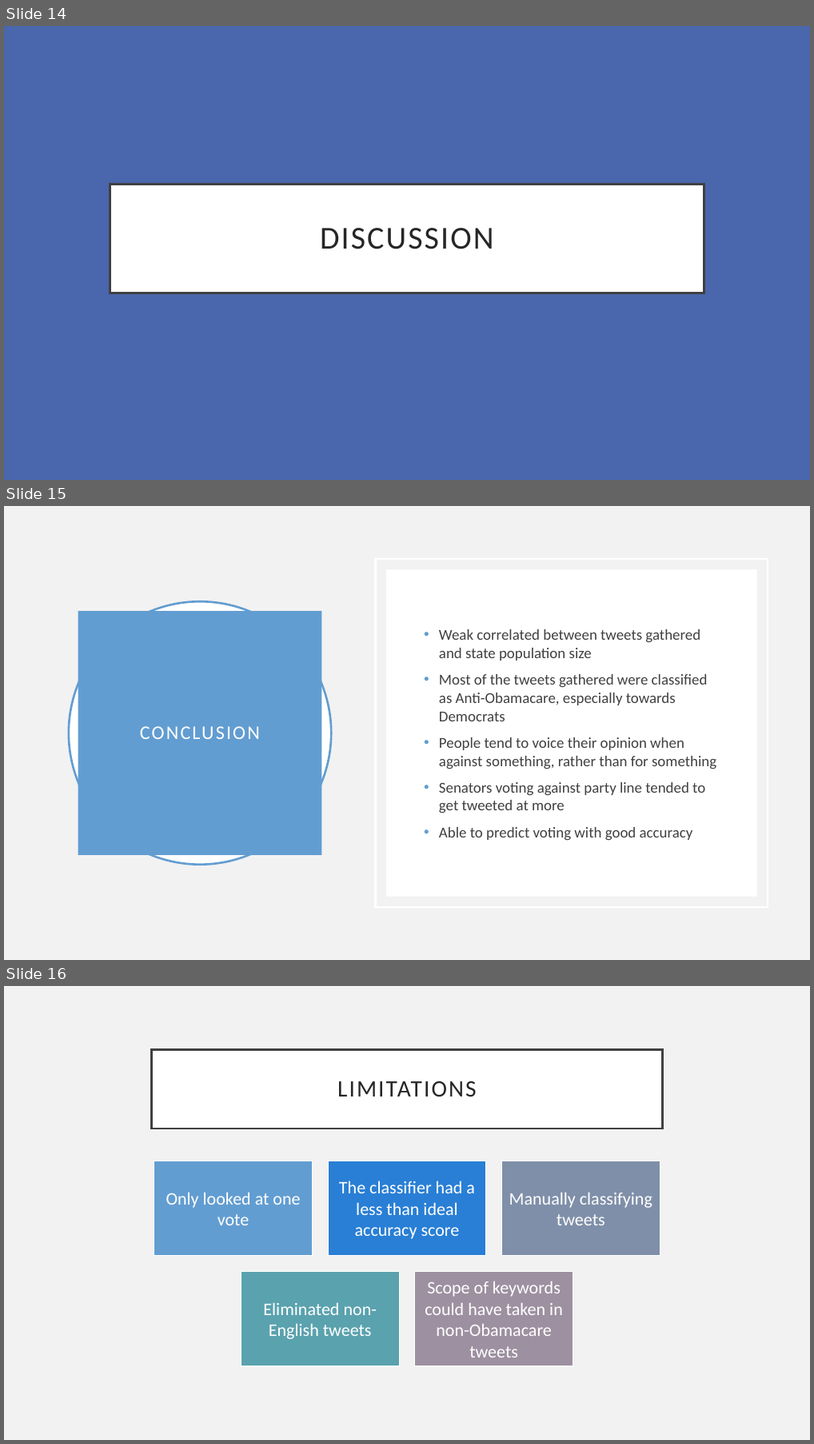
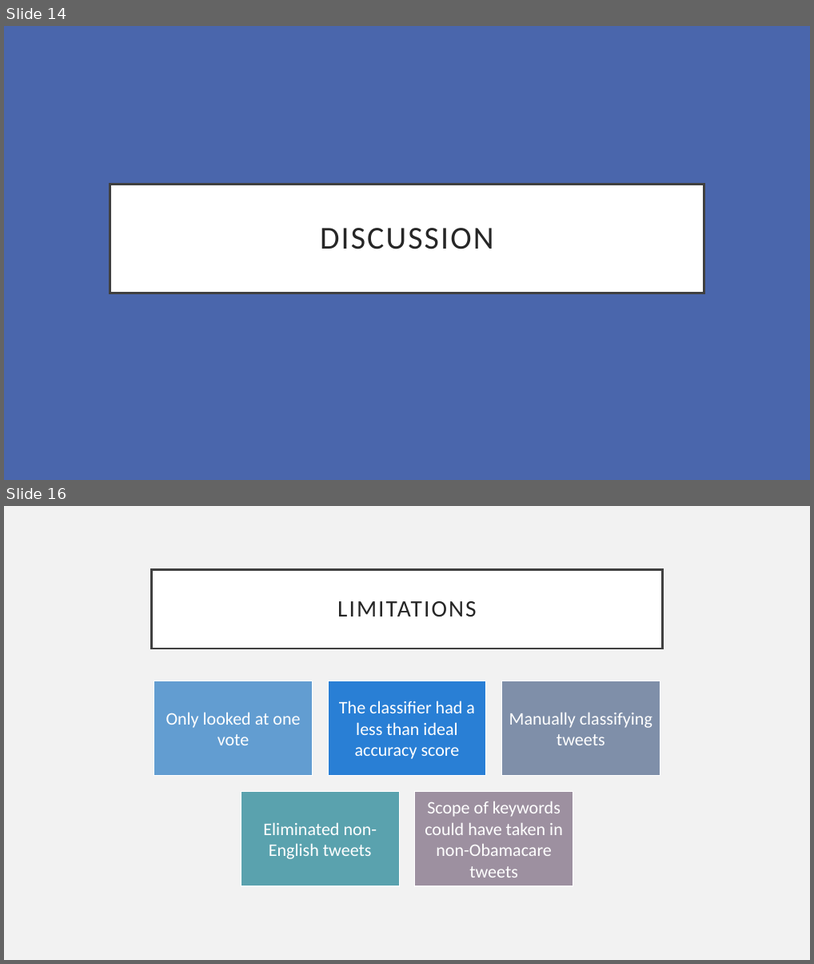
Before and after one commit to oliviaroy20/SocialSensing, a slide deck: Final Presentation.pptx. Shown one above the other, each under a label of ours: slides 14, 15 and 16 before the commit, slides 14 and 16 after it; the slides between them are not shown. The pictures are 814x1444 and 814x964 pixels, drawn with LibreOffice and Linux fonts; fonts in the diff are those of the drawing. Boxes give left, top, right and bottom in pixels: in the first picture for what was removed or moved away, otherwise in the second. Text is boxed around its words. In the diff, an @@ line names an element or a change of style, - is before the commit and + after.

```diff
--- a/Final Presentation.pptx
+++ b/Final Presentation.pptx
@@ slide 15 removed at [4,506,810,960], background #F2F2F2 @@
@@ rectangle removed at [375,559,768,907] @@
@@ rectangle removed at [386,569,757,896] @@
@@ ellipse removed at [69,601,331,864] @@
@@ title removed at [78,612,322,855] @@
-CONCLUSION
@@ text removed at [439,629,717,840] @@
-• Weak correlated between tweets gathered and state population size
-• Most of the tweets gathered were classified as Anti-Obamacare, especially towards Democrats
-• People tend to voice their opinion when against something, rather than for something
-• Senators voting against party line tended to get tweeted at more
-• Able to predict voting with good accuracy
```
Also in this commit, not shown: 2 slides changed, 1 slide added.
